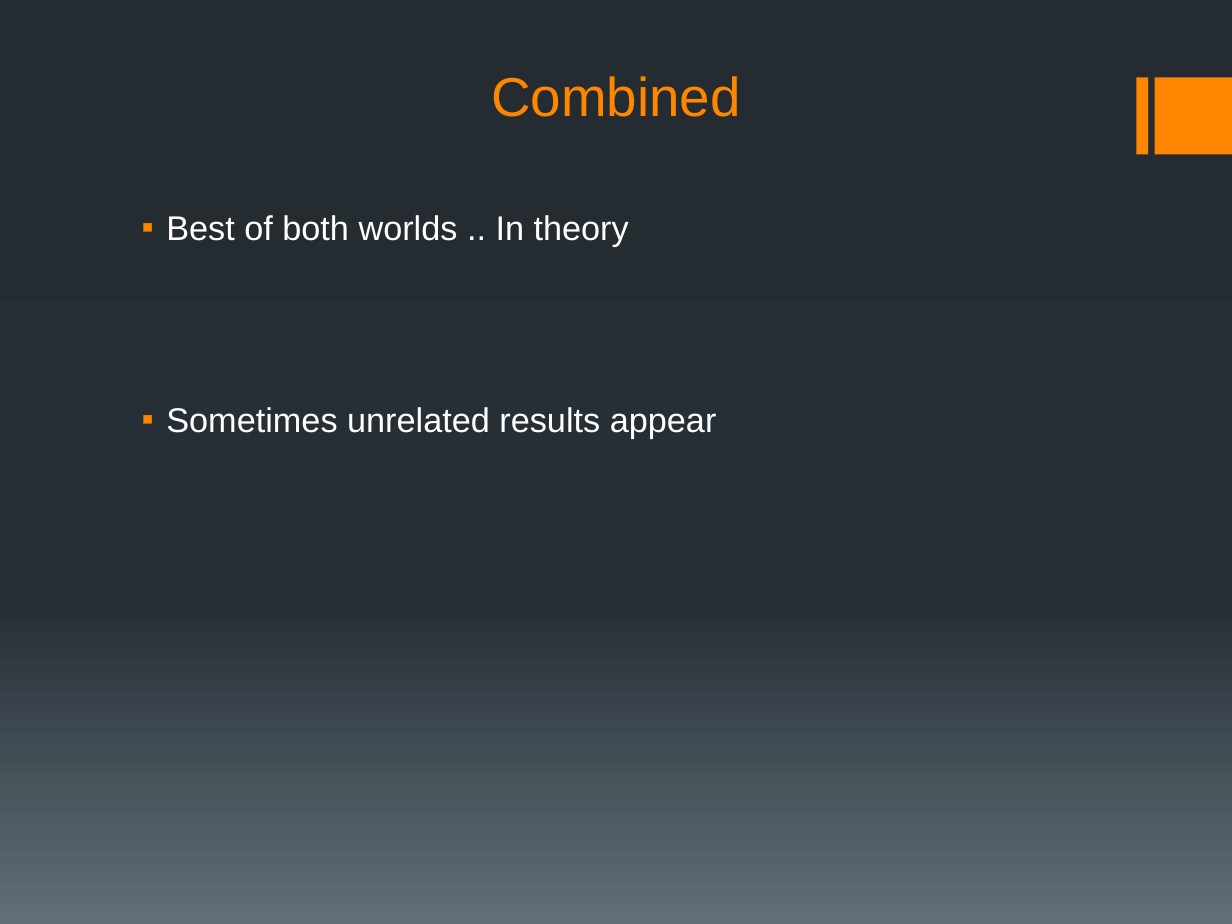
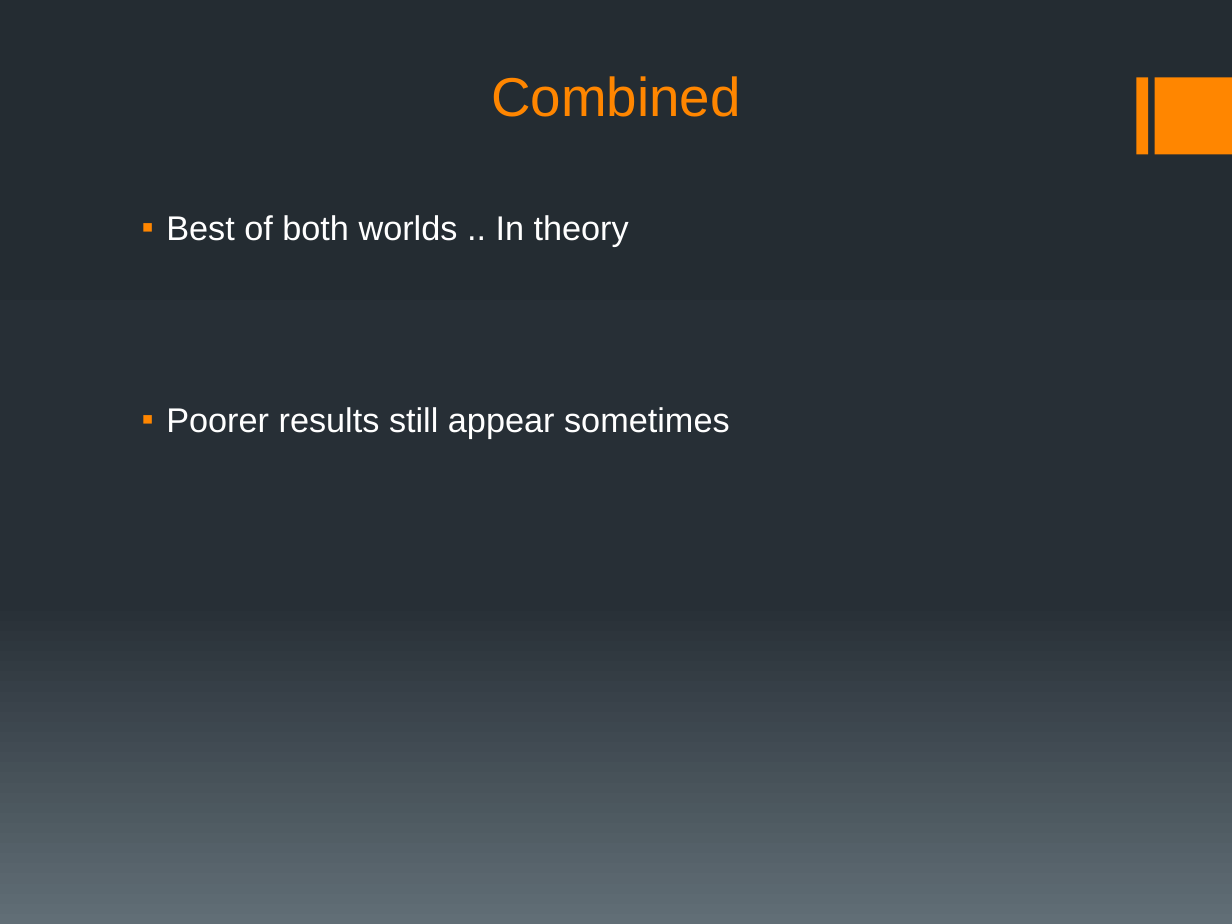
Before and after one commit to Midoriii/Cocktail-Recommender, a slide deck: slide 9 of cocktails.pptx. Drawn at 1232x924 pixels with LibreOffice and Linux fonts; fonts in the diff are those of the drawing. Boxes give left, top, right and bottom in pixels: in the first picture for what was removed or moved away, otherwise in the second. Text is boxed around its words. In the diff, an @@ line names an element or a change of style, - is before the commit and + after.

Commit message:
Edited presentation, added eval results

```diff
--- a/cocktails.pptx
+++ b/cocktails.pptx
@@ text at [166,407,730,438]: text changed @@
-▪ Sometimes unrelated results appear
+▪ Poorer results still appear sometimes
```
Also in this commit, not shown: 2 other slides changed, 4 slides added, 2 slides removed, 2 other files.
